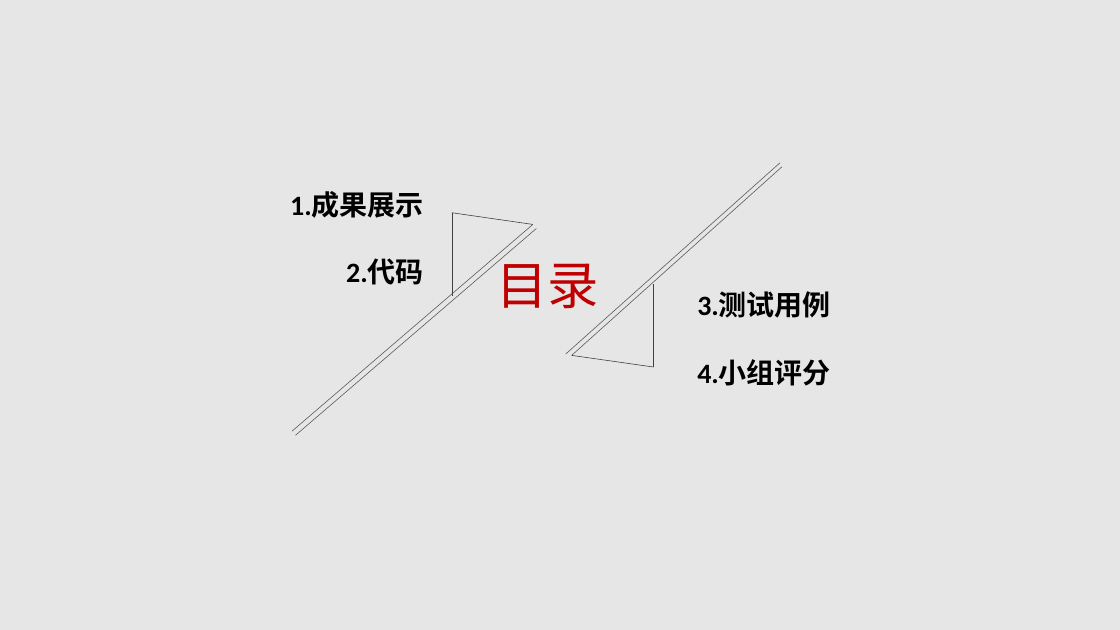
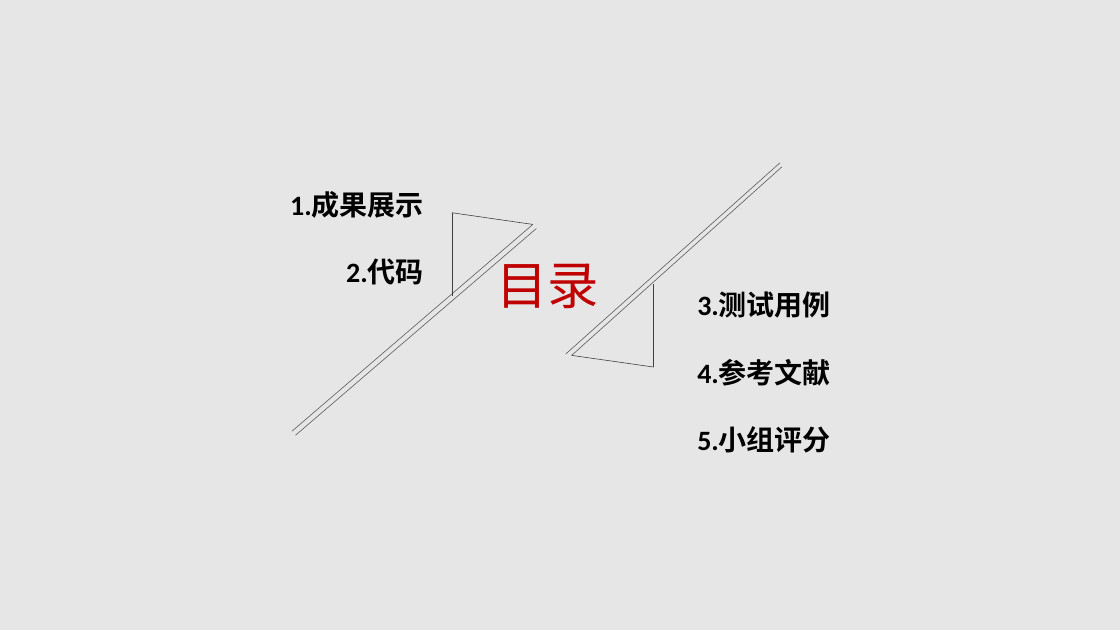
Before and after one commit to G03-LHL/SE2018--G03, a slide deck: slide 2 of 604/SE2018春-G03-测试阶段PPT.pptx. Drawn at 1120x630 pixels with LibreOffice and Linux fonts; fonts in the diff are those of the drawing. Boxes give left, top, right and bottom in pixels: in the first picture for what was removed or moved away, otherwise in the second. Text is boxed around its words. In the diff, an @@ line names an element or a change of style, - is before the commit and + after.

```diff
--- a/604/SE2018春-G03-测试阶段PPT.pptx
+++ b/604/SE2018春-G03-测试阶段PPT.pptx
@@ text at bbox=[697, 359, 831, 453]: text changed @@
-4.小组评分
+4.参考文献
+5.小组评分
```
Also in this commit, not shown: 8 other slides changed, 1 slide added.
